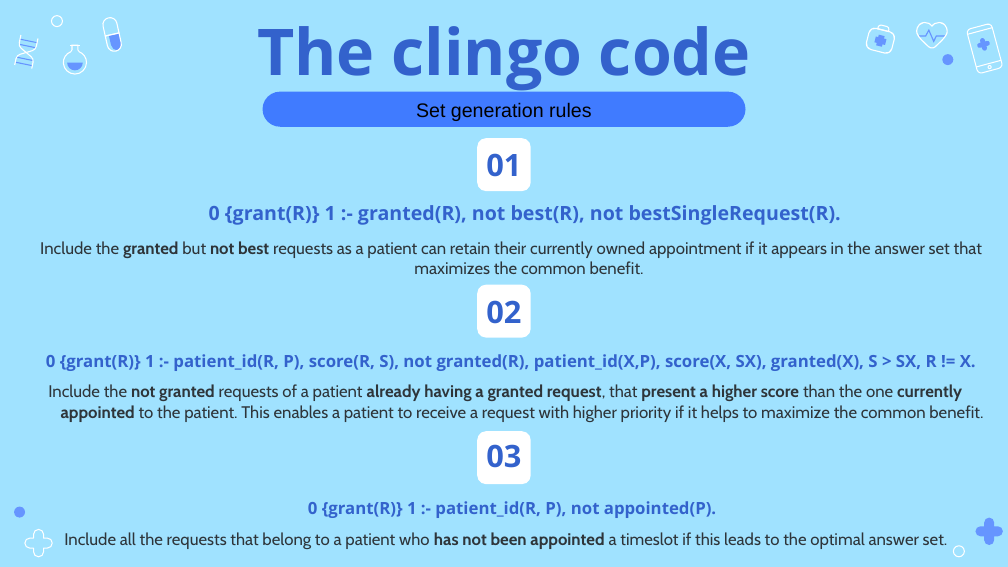
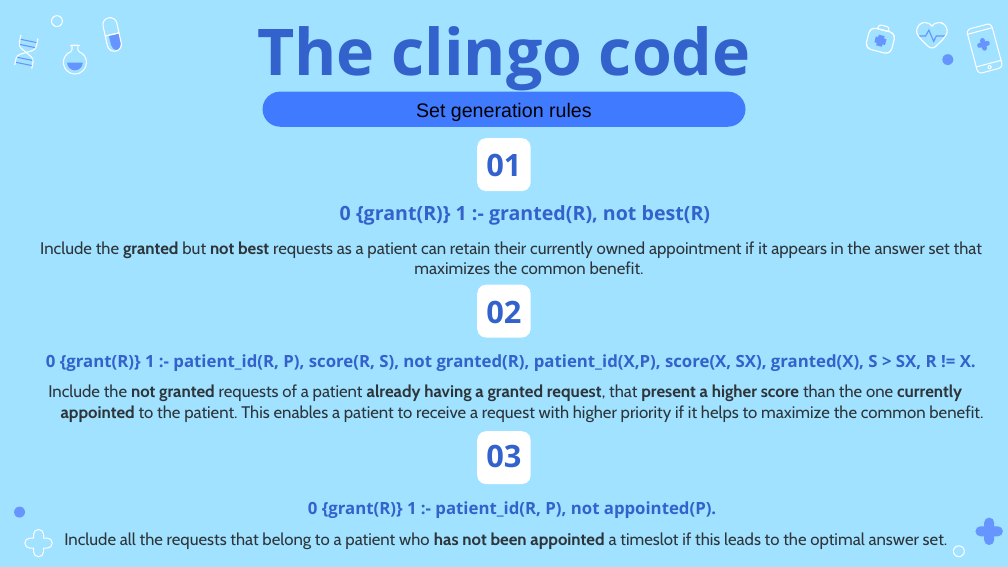
Before and after one commit to StavrosKanias/Medical_Appointment_Rescheduling_App, a slide deck: slide 29 of ENIGMA 2023/Presentation.pptx. Drawn at 1008x567 pixels with LibreOffice and Linux fonts; fonts in the diff are those of the drawing. Boxes give left, top, right and bottom in pixels: in the first picture for what was removed or moved away, otherwise in the second. Text is boxed around its words. In the diff, an @@ line names an element or a change of style, - is before the commit and + after.

```diff
--- a/ENIGMA 2023/Presentation.pptx
+++ b/ENIGMA 2023/Presentation.pptx
@@ subtitle at [340, 205, 710, 225]: text changed @@
-0 {grant(R)} 1 :- granted(R), not best(R), not bestSingleRequest(R).
+0 {grant(R)} 1 :- granted(R), not best(R)
```
Also in this commit, not shown: 4 other slides changed, 1 slide added, 1 slide removed, 7 other files.
